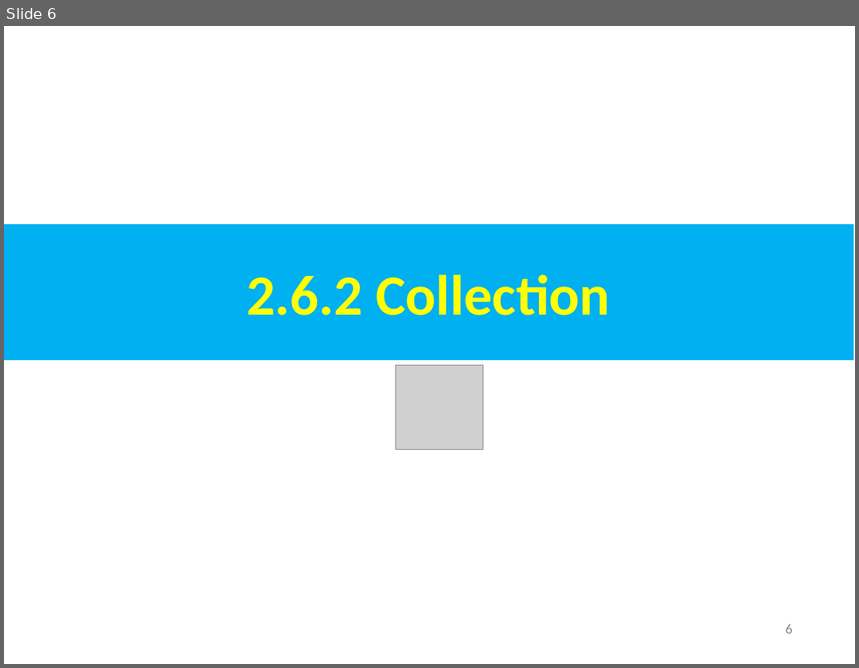
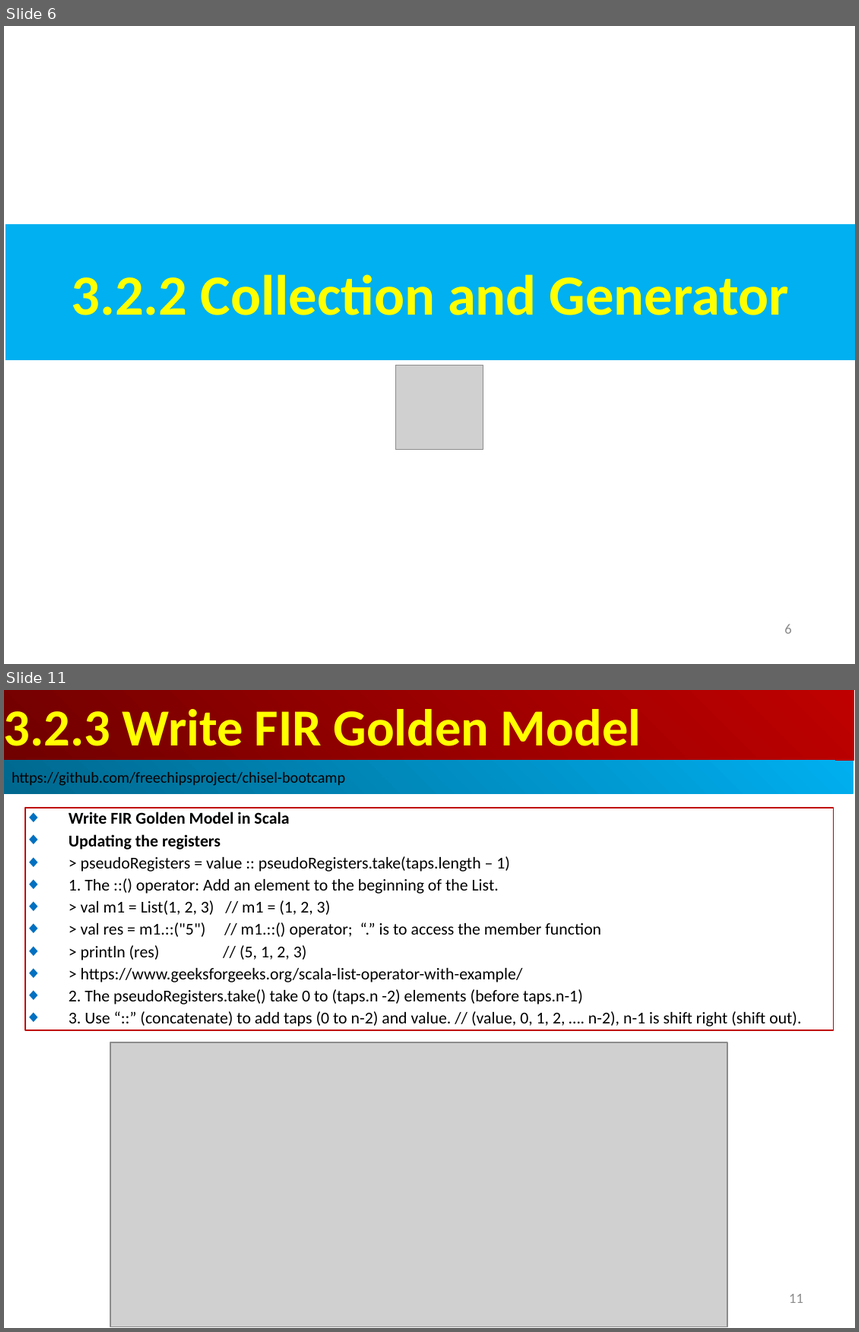
Before and after one commit to peterhchen/AIU_CS800_Chisel, a slide deck: 300_UCB_BC/003.2_Collection/000_Video/003.2_Collection.ppt. Shown one above the other, each under a label of ours: slide 6 before the commit, slides 6 and 11 after it; the slides between them are not shown. The pictures are 859x668 and 859x1332 pixels, drawn with LibreOffice and Linux fonts; fonts in the diff are those of the drawing; grey boxes stand for pictures. Boxes give left, top, right and bottom in pixels: in the first picture for what was removed or moved away, otherwise in the second. Text is boxed around its words. In the diff, an @@ line names an element or a change of style, - is before the commit and + after.

```diff
--- a/300_UCB_BC/003.2_Collection/000_Video/003.2_Collection.ppt
+++ b/300_UCB_BC/003.2_Collection/000_Video/003.2_Collection.ppt
@@ slide 11 added at [4,690,855,1328], background #FFFFFF @@
@@ rectangle added at [4,690,854,761], fill gradient #BF0000 to #710000, 44 pt, text #FFFF00, bold @@
+3.2.3 Write FIR Golden Model
@@ rectangle added at [4,761,854,794], fill gradient #00AFEF to #00688E, 13 pt, text #000000 @@
+https://github.com/freechipsproject/chisel-bootcamp
@@ rectangle added at [25,808,834,1030], outline #C00000 0.74 pt, 14 pt, text #000000 @@
+◆ Write FIR Golden Model in Scala
+◆ Updating the registers
+◆ > pseudoRegisters = value :: pseudoRegisters.take(taps.length – 1)
+◆ 1. The ::() operator: Add an element to the beginning of the List.
+◆ > val m1 = List(1, 2, 3) // m1 = (1, 2, 3)
+◆ > val res = m1.::("5") // m1.::() operator; “.” is to access the member function
+◆ > println (res) // (5, 1, 2, 3)
+◆ > https://www.geeksforgeeks.org/scala-list-operator-with-example/
+◆ 2. The pseudoRegisters.take() take 0 to (taps.n -2) elements (before taps.n-1)
+◆ 3. Use “::” (concatenate) to add taps (0 to n-2) and value. // (value, 0, 1, 2, …. n-2), n-1 is shift right (shift out).
@@ picture added at [110,1043,728,1328] @@
@@ page number added at [789,1294,804,1303], 12 pt, text #8B8B8B @@
+11
@@ slide 6 changed as well @@
@@ text in rectangle at [71,275,789,316]: text changed @@
-2.6.2 Collection
+3.2.2 Collection and Generator
```
Also in this commit, not shown: 6 other slides changed, 26 other slides added, 1 slide removed.
